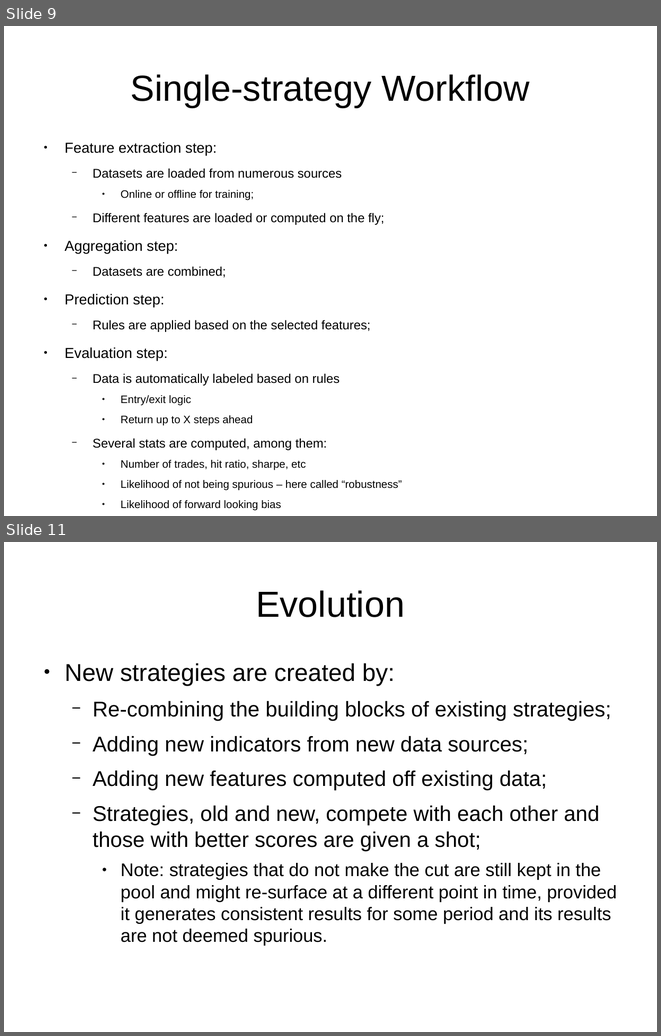
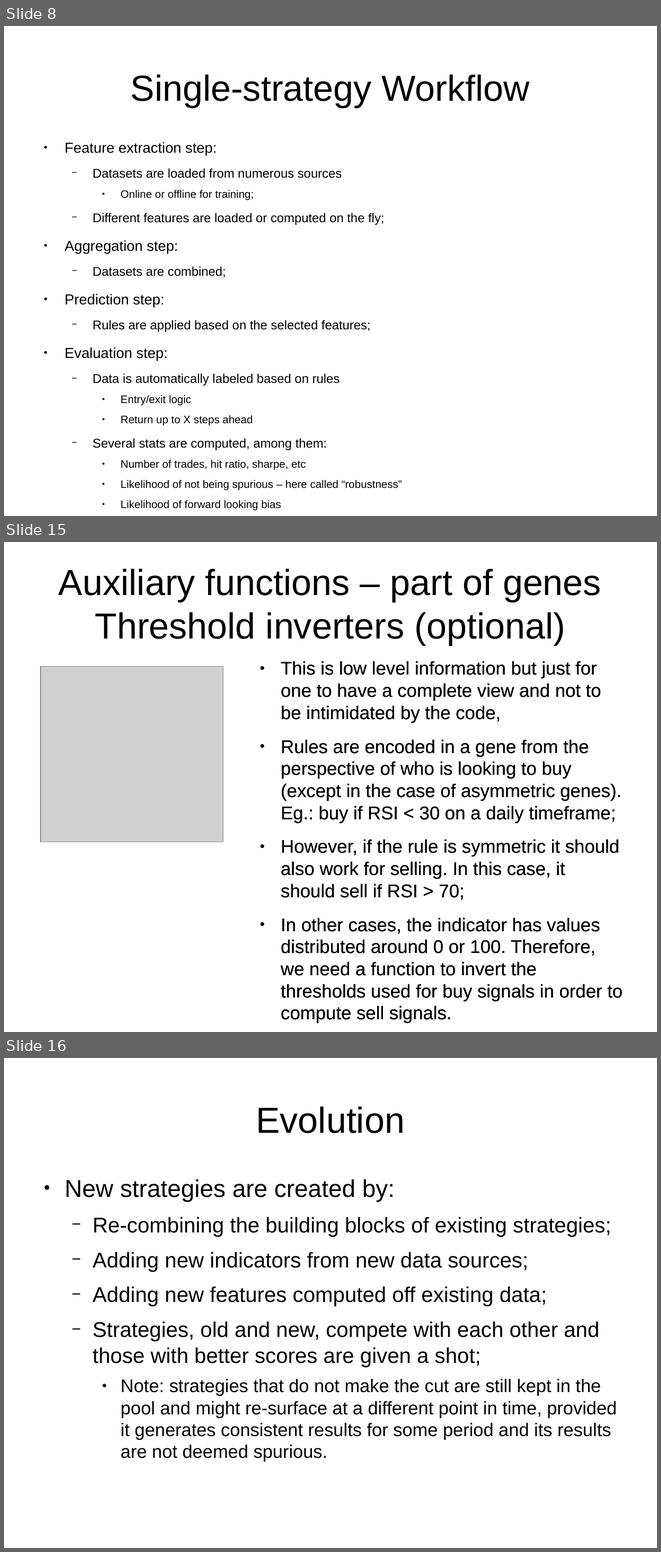
Before and after one commit to bolatroniks/Trading_v2, a slide deck: Alpha Evolution.odp. Shown one above the other, each under a label of ours: slides 9 and 11 before the commit, slides 8, 15 and 16 after it; the slides between them are not shown. The pictures are 661x1036 and 661x1552 pixels, drawn with LibreOffice and Linux fonts; fonts in the diff are those of the drawing; grey boxes stand for pictures. Boxes give left, top, right and bottom in pixels: in the first picture for what was removed or moved away, otherwise in the second. Text is boxed around its words. In the diff, an @@ line names an element or a change of style, - is before the commit and + after.

```diff
--- a/Alpha Evolution.odp
+++ b/Alpha Evolution.odp
@@ slide 15 added at (x1=4, y1=542, x2=657, y2=1032), background #FFFFFF @@
@@ title added at (x1=59, y1=568, x2=601, y2=645), 44 pt, text #000000 @@
+Auxiliary functions – part of genes
+Threshold inverters (optional)
@@ picture added at (x1=41, y1=667, x2=223, y2=842) @@
@@ text added at (x1=281, y1=661, x2=623, y2=1023), 22.4 pt, text #000000 @@
+● This is low level information but just for one to have a complete view and not to be intimidated by the code,
+● Rules are encoded in a gene from the perspective of who is looking to buy (except in the case of asymmetric genes). Eg.: buy if RSI < 30 on a daily timeframe;
+● However, if the rule is symmetric it should also work for selling. In this case, it should sell if RSI > 70;
+● In other cases, the indicator has values distributed around 0 or 100. Therefore, we need a function to invert the thresholds used for buy signals in order to compute sell signals.
@@ what was slide 9 is now slide 8 @@
@@ what was slide 11 is now slide 16 @@
```
Also in this commit, not shown: 5 slides changed, 7 other slides added, 2 slides removed, 5 other files.
